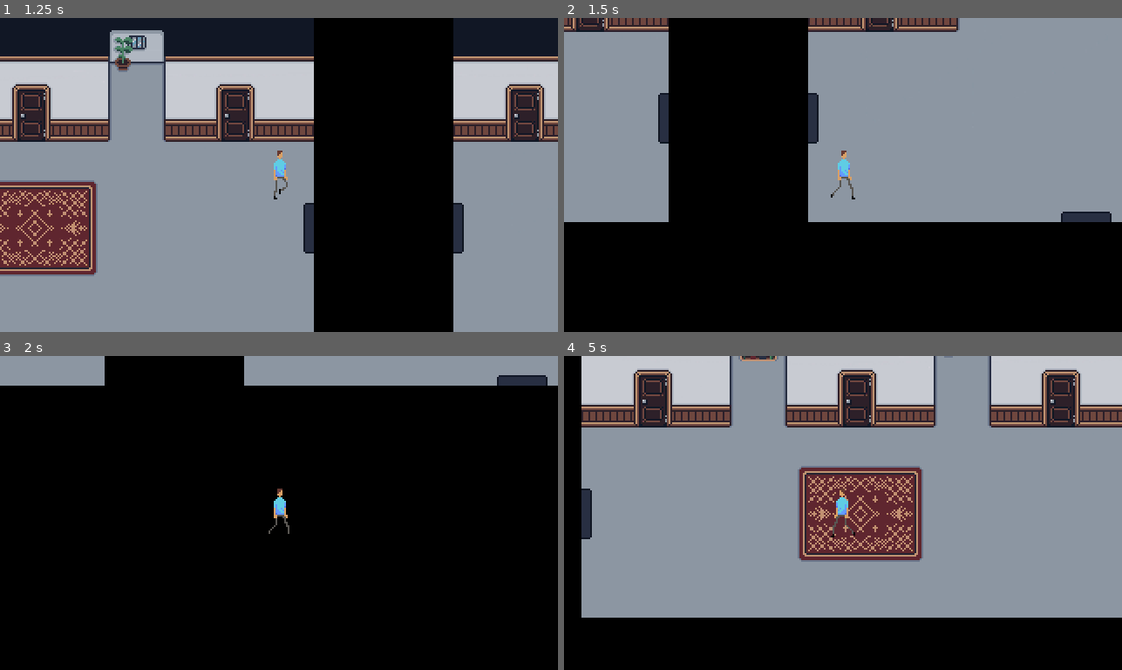
Above: before the commit, frames 1-4 (two rows, left to right).
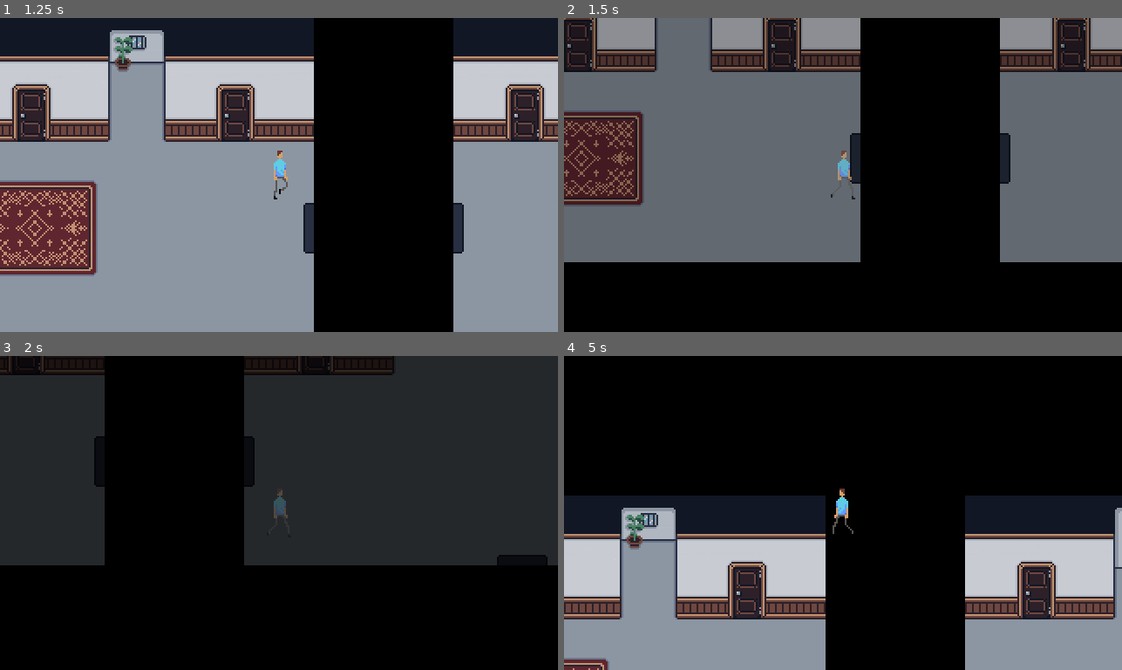
Above: after the commit, the same moments.

Repository: p2lK/Game_Jam
Game: Godot game, scene res://scenes/main.tscn
Two runs of this game, one before a commit and one after it. Both use one fixed random seed, a clock stepped at 60 frames per second and the inputs below.
Inputs:
- Up to frame 1 (1.25 s): tap Enter at 0.5 s; hold D (right) from 0.53 s (still down)
- Up to frame 2 (1.5 s): release D (right) at 1.28 s; hold S (down) from 1.28 s (still down)
- Up to frame 3 (2 s): keep holding S (down)
- Up to frame 4 (5 s): release S (down) at 2.03 s; hold D (right) 2.03-2.78 s; hold W (up) 2.78-3.53 s; hold Left (left) from 3.53 s (still down)

Frame 1 is identical in both runs. In frame 2, 72% of the frame differs, in the area x 0-100%, y 0-78%; in frame 3, 49%; in frame 4, 91%, in the area x 0-100%, y 0-100%.

Commit message:
added alpha change

Diff:
--- a/Scenes/main.tscn
+++ b/Scenes/main.tscn
@@ -1,6 +1,7 @@
-[gd_scene load_steps=16 format=3 uid="uid://m46lfebhisxf"]
+[gd_scene load_steps=17 format=3 uid="uid://m46lfebhisxf"]
 
 [ext_resource type="Texture2D" uid="uid://cqwi5lj6utbvl" path="res://sprites/backgrounds/corridor1.png" id="1_8sc0c"]
+[ext_resource type="Script" path="res://scenes/gameplay.gd" id="1_kjmec"]
 [ext_resource type="Script" path="res://scenes/player.gd" id="2_epvge"]
 [ext_resource type="Texture2D" uid="uid://8epa4fkwpnog" path="res://sprites/backgrounds/corridor2.png" id="2_xkyol"]
 [ext_resource type="Texture2D" uid="uid://4ga8d8olagui" path="res://sprites/characters/Midas_Lennox_walking.png" id="3_amvyg"]
@@ -74,50 +75,58 @@
 metadata/_edit_horizontal_guides_ = [30.0]
 metadata/_edit_vertical_guides_ = [260.0]
 
-[node name="backgrounds" type="Node2D" parent="."]
+[node name="gameplay" type="Node2D" parent="."]
+script = ExtResource("1_kjmec")
 
-[node name="Corridor1" type="Sprite2D" parent="backgrounds"]
+[node name="backgrounds" type="Node2D" parent="gameplay"]
+
+[node name="Corridor1" type="Sprite2D" parent="gameplay/backgrounds"]
 scale = Vector2(0.1, 0.1)
 texture = ExtResource("1_8sc0c")
 
-[node name="Corridor2" type="Sprite2D" parent="backgrounds"]
+[node name="Corridor2" type="Sprite2D" parent="gameplay/backgrounds"]
 position = Vector2(400, 0)
 scale = Vector2(0.1, 0.1)
 texture = ExtResource("2_xkyol")
 
-[node name="player" type="CharacterBody2D" parent="."]
+[node name="player" type="CharacterBody2D" parent="gameplay"]
 script = ExtResource("2_epvge")
 
-[node name="col" type="CollisionShape2D" parent="player"]
+[node name="col" type="CollisionShape2D" parent="gameplay/player"]
 position = Vector2(0, 7)
 shape = SubResource("RectangleShape2D_vixo0")
 
-[node name="midas_lennox" type="AnimatedSprite2D" parent="player"]
+[node name="midas_lennox" type="AnimatedSprite2D" parent="gameplay/player"]
 sprite_frames = SubResource("SpriteFrames_15are")
 animation = &"idle"
 
-[node name="camera" type="Camera2D" parent="player"]
+[node name="camera" type="Camera2D" parent="gameplay/player"]
 
-[node name="StaticBody2D" type="StaticBody2D" parent="."]
+[node name="StaticBody2D" type="StaticBody2D" parent="gameplay"]
 
-[node name="CollisionShape2D" type="CollisionShape2D" parent="StaticBody2D"]
+[node name="CollisionShape2D" type="CollisionShape2D" parent="gameplay/StaticBody2D"]
 position = Vector2(-166, 0)
 shape = SubResource("RectangleShape2D_nq05i")
 
-[node name="CollisionShape2D2" type="CollisionShape2D" parent="StaticBody2D"]
+[node name="CollisionShape2D2" type="CollisionShape2D" parent="gameplay/StaticBody2D"]
 position = Vector2(117.25, -54.5)
 shape = SubResource("RectangleShape2D_67d3b")
 
-[node name="teleporter" parent="." instance=ExtResource("5_nhd1s")]
+[node name="teleporter" parent="gameplay" instance=ExtResource("5_nhd1s")]
 position = Vector2(157, 30.5)
 scale = Vector2(0.1875, 0.90625)
 target_position = Vector2(260, 30)
 
-[node name="teleporter2" parent="." instance=ExtResource("5_nhd1s")]
+[node name="teleporter2" parent="gameplay" instance=ExtResource("5_nhd1s")]
 position = Vector2(243, 30.5)
 scale = Vector2(0.1875, 0.90625)
 target_position = Vector2(120, 30)
 
-[node name="teleporter3" parent="." instance=ExtResource("5_nhd1s")]
+[node name="teleporter3" parent="gameplay" instance=ExtResource("5_nhd1s")]
 position = Vector2(115, -14.5)
 scale = Vector2(0.625, 0.28125)
+target_position = Vector2(10, 0)
+
+[connection signal="teleport_player_to" from="gameplay/teleporter" to="gameplay" method="_on_teleporter_teleport_player_to"]
+[connection signal="teleport_player_to" from="gameplay/teleporter2" to="gameplay" method="_on_teleporter_2_teleport_player_to"]
+[connection signal="teleport_player_to" from="gameplay/teleporter3" to="gameplay" method="_on_teleporter_3_teleport_player_to"]
--- /dev/null
+++ b/scenes/gameplay.gd
@@ -0,0 +1,50 @@
+extends Node2D
+
+@onready var player = $player
+
+var time = -1
+var time_to_transition = .5
+
+var player_target_pos
+
+var last_alpha
+var goal_alpha
+
+func _process(delta):
+	if time >= 0:
+		var t = time / time_to_transition
+
+		change_alpha(t)
+
+		time += delta
+
+		if time > time_to_transition:
+			time = -1
+
+			modulate[3] = goal_alpha
+
+			if modulate[3] == 0:
+				player.position = player_target_pos
+				set_new_alpha(1)
+				time = 0
+
+func set_new_alpha(new_alpha: float):
+	last_alpha = modulate[3]
+	goal_alpha = new_alpha
+
+func change_alpha(t: float):
+	modulate[3] = (1 - t) * last_alpha + t * goal_alpha
+
+func set_player_position(new_pos: Vector2):
+	player_target_pos = new_pos
+	time = 0
+	set_new_alpha(0)
+
+func _on_teleporter_3_teleport_player_to(target_position):
+	set_player_position(target_position)
+
+func _on_teleporter_2_teleport_player_to(target_position):
+	set_player_position(target_position)
+
+func _on_teleporter_teleport_player_to(target_position):
+	set_player_position(target_position)
--- a/scenes/main.tscn
+++ b/scenes/main.tscn
@@ -1,6 +1,7 @@
-[gd_scene load_steps=16 format=3 uid="uid://m46lfebhisxf"]
+[gd_scene load_steps=17 format=3 uid="uid://m46lfebhisxf"]
 
 [ext_resource type="Texture2D" uid="uid://cqwi5lj6utbvl" path="res://sprites/backgrounds/corridor1.png" id="1_8sc0c"]
+[ext_resource type="Script" path="res://scenes/gameplay.gd" id="1_kjmec"]
 [ext_resource type="Script" path="res://scenes/player.gd" id="2_epvge"]
 [ext_resource type="Texture2D" uid="uid://8epa4fkwpnog" path="res://sprites/backgrounds/corridor2.png" id="2_xkyol"]
 [ext_resource type="Texture2D" uid="uid://4ga8d8olagui" path="res://sprites/characters/Midas_Lennox_walking.png" id="3_amvyg"]
@@ -74,50 +75,58 @@
 metadata/_edit_horizontal_guides_ = [30.0]
 metadata/_edit_vertical_guides_ = [260.0]
 
-[node name="backgrounds" type="Node2D" parent="."]
+[node name="gameplay" type="Node2D" parent="."]
+script = ExtResource("1_kjmec")
 
-[node name="Corridor1" type="Sprite2D" parent="backgrounds"]
+[node name="backgrounds" type="Node2D" parent="gameplay"]
+
+[node name="Corridor1" type="Sprite2D" parent="gameplay/backgrounds"]
 scale = Vector2(0.1, 0.1)
 texture = ExtResource("1_8sc0c")
 
-[node name="Corridor2" type="Sprite2D" parent="backgrounds"]
+[node name="Corridor2" type="Sprite2D" parent="gameplay/backgrounds"]
 position = Vector2(400, 0)
 scale = Vector2(0.1, 0.1)
 texture = ExtResource("2_xkyol")
 
-[node name="player" type="CharacterBody2D" parent="."]
+[node name="player" type="CharacterBody2D" parent="gameplay"]
 script = ExtResource("2_epvge")
 
-[node name="col" type="CollisionShape2D" parent="player"]
+[node name="col" type="CollisionShape2D" parent="gameplay/player"]
 position = Vector2(0, 7)
 shape = SubResource("RectangleShape2D_vixo0")
 
-[node name="midas_lennox" type="AnimatedSprite2D" parent="player"]
+[node name="midas_lennox" type="AnimatedSprite2D" parent="gameplay/player"]
 sprite_frames = SubResource("SpriteFrames_15are")
 animation = &"idle"
 
-[node name="camera" type="Camera2D" parent="player"]
+[node name="camera" type="Camera2D" parent="gameplay/player"]
 
-[node name="StaticBody2D" type="StaticBody2D" parent="."]
+[node name="StaticBody2D" type="StaticBody2D" parent="gameplay"]
 
-[node name="CollisionShape2D" type="CollisionShape2D" parent="StaticBody2D"]
+[node name="CollisionShape2D" type="CollisionShape2D" parent="gameplay/StaticBody2D"]
 position = Vector2(-166, 0)
 shape = SubResource("RectangleShape2D_nq05i")
 
-[node name="CollisionShape2D2" type="CollisionShape2D" parent="StaticBody2D"]
+[node name="CollisionShape2D2" type="CollisionShape2D" parent="gameplay/StaticBody2D"]
 position = Vector2(117.25, -54.5)
 shape = SubResource("RectangleShape2D_67d3b")
 
-[node name="teleporter" parent="." instance=ExtResource("5_nhd1s")]
+[node name="teleporter" parent="gameplay" instance=ExtResource("5_nhd1s")]
 position = Vector2(157, 30.5)
 scale = Vector2(0.1875, 0.90625)
 target_position = Vector2(260, 30)
 
-[node name="teleporter2" parent="." instance=ExtResource("5_nhd1s")]
+[node name="teleporter2" parent="gameplay" instance=ExtResource("5_nhd1s")]
 position = Vector2(243, 30.5)
 scale = Vector2(0.1875, 0.90625)
 target_position = Vector2(120, 30)
 
-[node name="teleporter3" parent="." instance=ExtResource("5_nhd1s")]
+[node name="teleporter3" parent="gameplay" instance=ExtResource("5_nhd1s")]
 position = Vector2(115, -14.5)
 scale = Vector2(0.625, 0.28125)
+target_position = Vector2(10, 0)
+
+[connection signal="teleport_player_to" from="gameplay/teleporter" to="gameplay" method="_on_teleporter_teleport_player_to"]
+[connection signal="teleport_player_to" from="gameplay/teleporter2" to="gameplay" method="_on_teleporter_2_teleport_player_to"]
+[connection signal="teleport_player_to" from="gameplay/teleporter3" to="gameplay" method="_on_teleporter_3_teleport_player_to"]
--- a/scenes/player.gd
+++ b/scenes/player.gd
@@ -3,7 +3,7 @@
 @onready var sprite = $midas_lennox
 @onready var bg = get_parent().find_child('backgrounds')
 
-var speed = 200.0
+@export var speed = 200.0
 
 func _physics_process(delta):
 	# Get the input direction and handle the movement/deceleration.
--- a/scenes/teleporter.gd
+++ b/scenes/teleporter.gd
@@ -2,6 +2,10 @@
 
 @export var target_position: Vector2
 
+signal teleport_player_to(target_position: Vector2)
+
 func _on_area_2d_body_entered(body):
 	if body.name == 'player':
-		body.position = target_position
+		emit_signal('teleport_player_to', target_position)
+
+		#body.position = target_position
